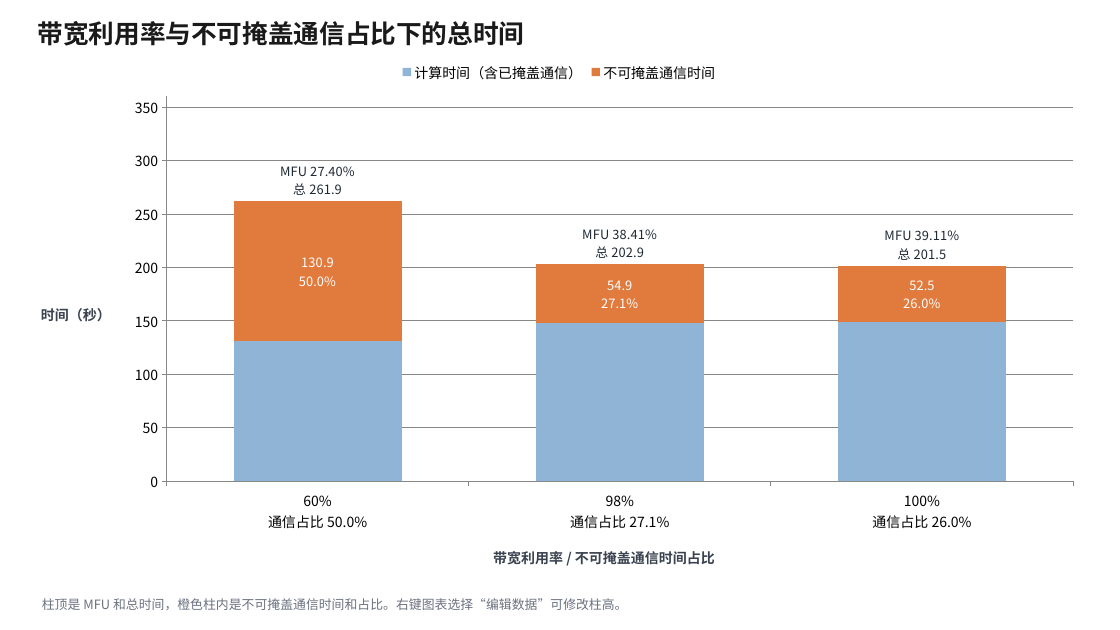
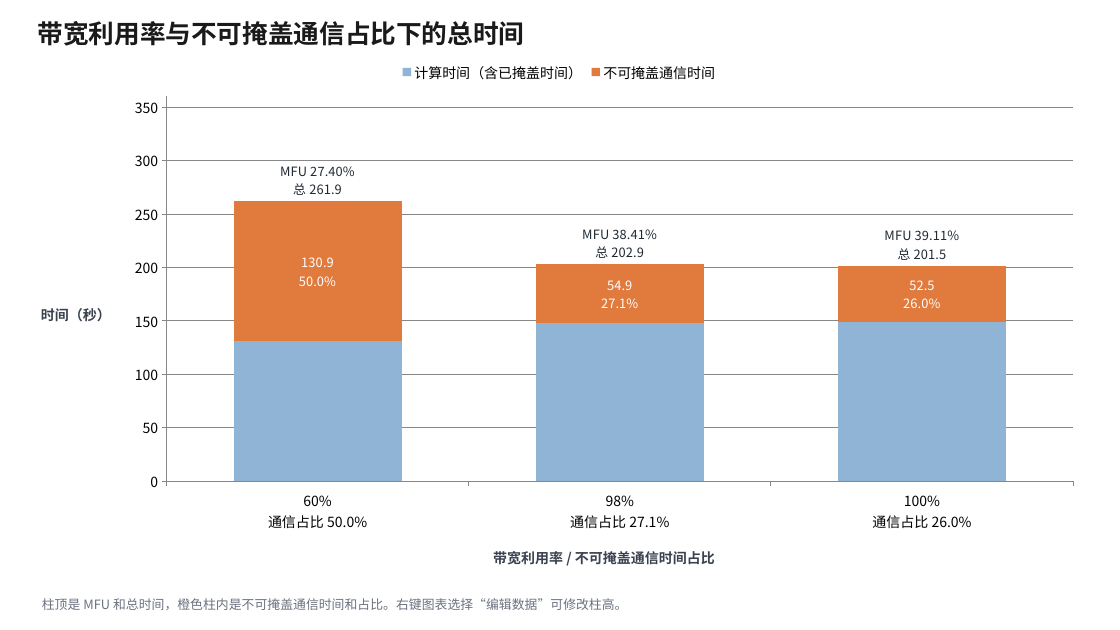
Before and after one commit to njuyuan/vllm, a slide deck: slide 1 of docs/design/bw_comm_ratio_mfu.pptx. Drawn at 1120x630 pixels with LibreOffice and Linux fonts; fonts in the diff are those of the drawing. Boxes give left, top, right and bottom in pixels: in the first picture for what was removed or moved away, otherwise in the second. Text is boxed around its words. In the diff, an @@ line names an element or a change of style, - is before the commit and + after.

```diff
--- a/docs/design/bw_comm_ratio_mfu.pptx
+++ b/docs/design/bw_comm_ratio_mfu.pptx
@@ column stacked chart at (24,52,1095,586) @@
-计算时间（含已掩盖通信）: 130, 150, 150
+计算时间（含已掩盖时间）: 130, 150, 150
```
